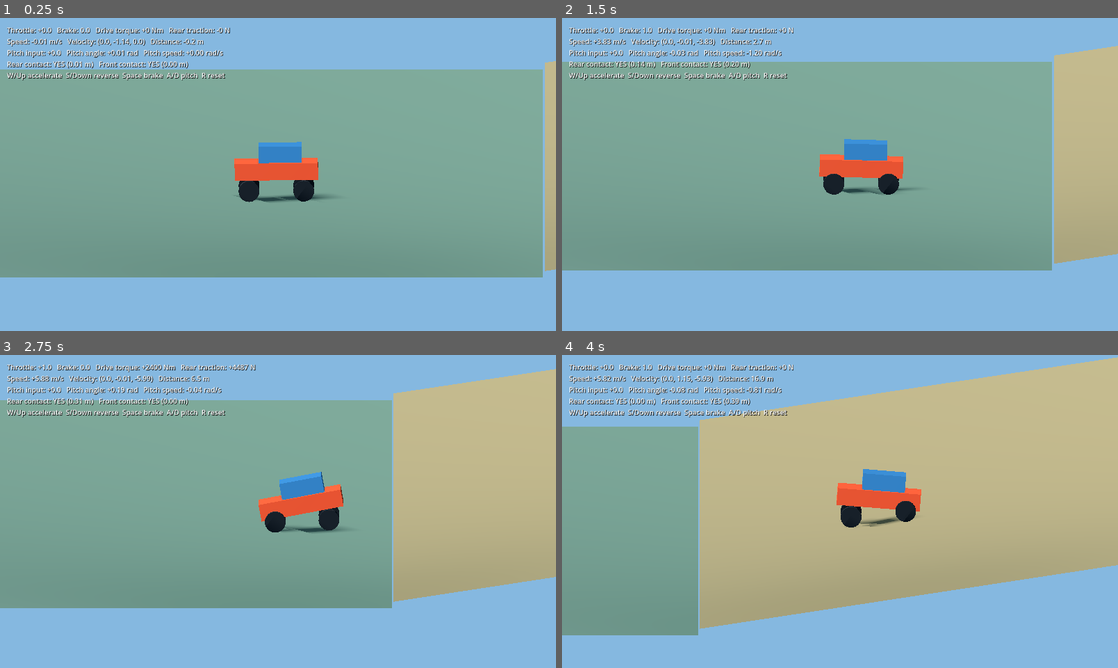
Above: before the commit, frames 1-4 (two rows, left to right).
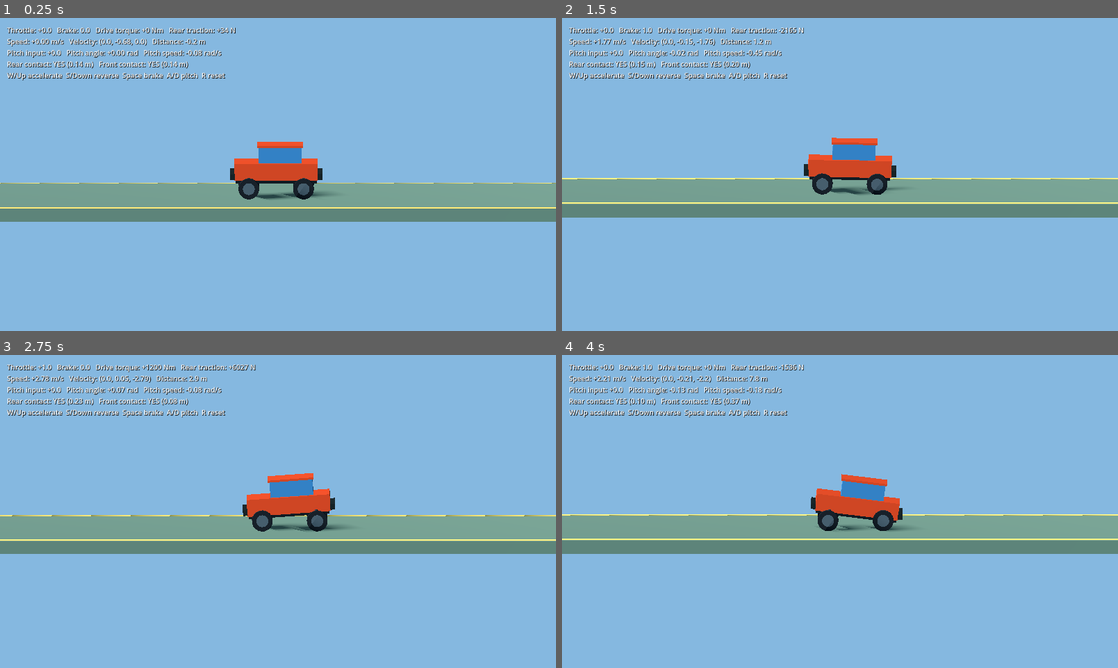
Above: after the commit, the same moments.

Repository: Pranay232323/Car-Driving-2D
Game: Godot game, scene res://scenes/main.tscn
The game is run twice, just before and just after one commit, with the same random seed, the same clock (stepped at 60 frames per second) and the same inputs.
Inputs:
- Up to frame 1 (0.25 s): no input
- Up to frame 2 (1.5 s): hold W (vehicle_accelerate) 0.53-1.28 s; hold Space (vehicle_brake) from 1.28 s (still down)
- Up to frame 3 (2.75 s): release Space (vehicle_brake) at 2.03 s; hold W (vehicle_accelerate) from 2.03 s (still down)
- Up to frame 4 (4 s): release W (vehicle_accelerate) at 3.53 s; hold Space (vehicle_brake) from 3.53 s (still down)

The runs differ from the first frame. In frame 1, 58% of the frame differs, in the area x 0-100%, y 3-83%; in frame 2, 59%; in frame 3, 60%; in frame 4, 64%, in the area x 0-100%, y 0-90%.

Commit message:
car update

Diff:
--- a/project.godot
+++ b/project.godot
@@ -20,6 +20,10 @@
 window/size/viewport_height=720
 window/size/window_width_override=1280
 window/size/window_height_override=720
+
+[physics]
+
+common/physics_interpolation=true
 
 [input]
 
--- a/scenes/main.tscn
+++ b/scenes/main.tscn
@@ -10,40 +10,59 @@
 ambient_light_energy = 0.8
 
 [sub_resource type="BoxShape3D" id="BoxShape3D_floor"]
-size = Vector3(80, 0.5, 40)
+size = Vector3(8, 0.5, 62)
 
 [sub_resource type="BoxMesh" id="BoxMesh_floor"]
-size = Vector3(80, 0.5, 40)
+size = Vector3(8, 0.5, 62)
 
 [sub_resource type="StandardMaterial3D" id="StandardMaterial3D_floor"]
 albedo_color = Color(0.32, 0.38, 0.31, 1)
+roughness = 0.92
 
 [sub_resource type="BoxShape3D" id="BoxShape3D_track"]
-size = Vector3(80, 0.5, 20)
+size = Vector3(8, 0.5, 20)
 
 [sub_resource type="BoxMesh" id="BoxMesh_track"]
-size = Vector3(80, 0.5, 20)
+size = Vector3(8, 0.5, 20)
 
 [sub_resource type="StandardMaterial3D" id="StandardMaterial3D_track"]
-albedo_color = Color(0.48, 0.4, 0.27, 1)
+albedo_color = Color(0.38, 0.29, 0.19, 1)
+roughness = 0.95
 
 [sub_resource type="BoxShape3D" id="BoxShape3D_deck"]
-size = Vector3(80, 0.5, 14)
+size = Vector3(8, 0.5, 18)
 
 [sub_resource type="BoxMesh" id="BoxMesh_deck"]
-size = Vector3(80, 0.5, 14)
+size = Vector3(8, 0.5, 18)
 
 [sub_resource type="BoxShape3D" id="BoxShape3D_bump"]
-size = Vector3(80, 0.5, 2)
+size = Vector3(8, 0.06, 2.4)
 
 [sub_resource type="BoxMesh" id="BoxMesh_bump"]
-size = Vector3(80, 0.5, 2)
+size = Vector3(8, 0.06, 2.4)
+
+[sub_resource type="BoxShape3D" id="BoxShape3D_launch"]
+size = Vector3(8, 0.5, 8)
+
+[sub_resource type="BoxMesh" id="BoxMesh_launch"]
+size = Vector3(8, 0.5, 8)
 
 [sub_resource type="BoxShape3D" id="BoxShape3D_landing"]
-size = Vector3(80, 0.5, 120)
+size = Vector3(8, 0.5, 56)
 
 [sub_resource type="BoxMesh" id="BoxMesh_landing"]
-size = Vector3(80, 0.5, 120)
+size = Vector3(8, 0.5, 56)
+
+[sub_resource type="StandardMaterial3D" id="StandardMaterial3D_landing"]
+albedo_color = Color(0.3, 0.39, 0.31, 1)
+roughness = 0.95
+
+[sub_resource type="BoxMesh" id="BoxMesh_edge_line"]
+size = Vector3(0.12, 0.035, 1)
+
+[sub_resource type="StandardMaterial3D" id="StandardMaterial3D_edge_line"]
+albedo_color = Color(0.86, 0.68, 0.31, 1)
+roughness = 0.72
 
 [node name="Main" type="Node3D" unique_id=1165259550]
 script = ExtResource("1_main")
@@ -56,7 +75,7 @@
 shadow_enabled = true
 
 [node name="TestFloor" type="StaticBody3D" parent="." unique_id=1866043148]
-transform = Transform3D(1, 0, 0, 0, 1, 0, 0, 0, 1, 0, -0.25, 10)
+position = Vector3(0, -0.25, 9)
 
 [node name="CollisionShape3D" type="CollisionShape3D" parent="TestFloor" unique_id=2132701955]
 shape = SubResource("BoxShape3D_floor")
@@ -65,8 +84,21 @@
 mesh = SubResource("BoxMesh_floor")
 surface_material_override/0 = SubResource("StandardMaterial3D_floor")
 
+[node name="LeftEdgeLine" type="MeshInstance3D" parent="TestFloor"]
+position = Vector3(-3.78, 0.27, 0)
+scale = Vector3(1, 1, 62)
+mesh = SubResource("BoxMesh_edge_line")
+surface_material_override/0 = SubResource("StandardMaterial3D_edge_line")
+
+[node name="RightEdgeLine" type="MeshInstance3D" parent="TestFloor"]
+position = Vector3(3.78, 0.27, 0)
+scale = Vector3(1, 1, 62)
+mesh = SubResource("BoxMesh_edge_line")
+surface_material_override/0 = SubResource("StandardMaterial3D_edge_line")
+
 [node name="UphillIncline" type="StaticBody3D" parent="." unique_id=422901226]
-transform = Transform3D(1, 0, 0, 0, 0.98877203, -0.14943181, 0, 0.14943181, 0.98877203, 0, 1.5, -20)
+position = Vector3(0, 0.448, -32)
+rotation_degrees = Vector3(4, 0, 0)
 
 [node name="CollisionShape3D" type="CollisionShape3D" parent="UphillIncline" unique_id=1763916754]
 shape = SubResource("BoxShape3D_track")
@@ -75,8 +107,20 @@
 mesh = SubResource("BoxMesh_track")
 surface_material_override/0 = SubResource("StandardMaterial3D_track")
 
+[node name="LeftEdgeLine" type="MeshInstance3D" parent="UphillIncline"]
+position = Vector3(-3.78, 0.27, 0)
+scale = Vector3(1, 1, 20)
+mesh = SubResource("BoxMesh_edge_line")
+surface_material_override/0 = SubResource("StandardMaterial3D_edge_line")
+
+[node name="RightEdgeLine" type="MeshInstance3D" parent="UphillIncline"]
+position = Vector3(3.78, 0.27, 0)
+scale = Vector3(1, 1, 20)
+mesh = SubResource("BoxMesh_edge_line")
+surface_material_override/0 = SubResource("StandardMaterial3D_edge_line")
+
 [node name="UpperDeck" type="StaticBody3D" parent="." unique_id=2135554230]
-transform = Transform3D(1, 0, 0, 0, 1, 0, 0, 0, 1, 0, 3, -37)
+position = Vector3(0, 1.146, -51)
 
 [node name="CollisionShape3D" type="CollisionShape3D" parent="UpperDeck" unique_id=1503630804]
 shape = SubResource("BoxShape3D_deck")
@@ -85,8 +129,21 @@
 mesh = SubResource("BoxMesh_deck")
 surface_material_override/0 = SubResource("StandardMaterial3D_track")
 
+[node name="LeftEdgeLine" type="MeshInstance3D" parent="UpperDeck"]
+position = Vector3(-3.78, 0.27, 0)
+scale = Vector3(1, 1, 18)
+mesh = SubResource("BoxMesh_edge_line")
+surface_material_override/0 = SubResource("StandardMaterial3D_edge_line")
+
+[node name="RightEdgeLine" type="MeshInstance3D" parent="UpperDeck"]
+position = Vector3(3.78, 0.27, 0)
+scale = Vector3(1, 1, 18)
+mesh = SubResource("BoxMesh_edge_line")
+surface_material_override/0 = SubResource("StandardMaterial3D_edge_line")
+
 [node name="SmallBump" type="StaticBody3D" parent="." unique_id=1965313111]
-transform = Transform3D(1, 0, 0, 0, 0.98058045, -0.1961173, 0, 0.1961173, 0.98058045, 0, 3.2, -45.5)
+position = Vector3(0, 1.426, -47)
+rotation_degrees = Vector3(-2, 0, 0)
 
 [node name="CollisionShape3D" type="CollisionShape3D" parent="SmallBump" unique_id=1355495632]
 shape = SubResource("BoxShape3D_bump")
@@ -96,27 +153,52 @@
 surface_material_override/0 = SubResource("StandardMaterial3D_track")
 
 [node name="LaunchRamp" type="StaticBody3D" parent="." unique_id=1044708608]
-transform = Transform3D(1, 0, 0, 0, 0.98058045, -0.1961173, 0, 0.1961173, 0.98058045, 0, 3.6, -47.5)
+position = Vector3(0, 1.841, -64)
+rotation_degrees = Vector3(10, 0, 0)
 
 [node name="CollisionShape3D" type="CollisionShape3D" parent="LaunchRamp" unique_id=1769497550]
-shape = SubResource("BoxShape3D_bump")
+shape = SubResource("BoxShape3D_launch")
 
 [node name="MeshInstance3D" type="MeshInstance3D" parent="LaunchRamp" unique_id=1502708448]
-mesh = SubResource("BoxMesh_bump")
-surface_material_override/0 = SubResource("StandardMaterial3D_track")
+mesh = SubResource("BoxMesh_launch")
+surface_material_override/0 = SubResource("StandardMaterial3D_track")
+
+[node name="LeftEdgeLine" type="MeshInstance3D" parent="LaunchRamp"]
+position = Vector3(-3.78, 0.27, 0)
+scale = Vector3(1, 1, 8)
+mesh = SubResource("BoxMesh_edge_line")
+surface_material_override/0 = SubResource("StandardMaterial3D_edge_line")
+
+[node name="RightEdgeLine" type="MeshInstance3D" parent="LaunchRamp"]
+position = Vector3(3.78, 0.27, 0)
+scale = Vector3(1, 1, 8)
+mesh = SubResource("BoxMesh_edge_line")
+surface_material_override/0 = SubResource("StandardMaterial3D_edge_line")
 
 [node name="LandingDeck" type="StaticBody3D" parent="." unique_id=1380096550]
-transform = Transform3D(1, 0, 0, 0, 1, 0, 0, 0, 1, 0, 3.7, -110.5)
+position = Vector3(0, 1.15, -97)
 
 [node name="CollisionShape3D" type="CollisionShape3D" parent="LandingDeck" unique_id=908439857]
 shape = SubResource("BoxShape3D_landing")
 
 [node name="MeshInstance3D" type="MeshInstance3D" parent="LandingDeck" unique_id=160182769]
 mesh = SubResource("BoxMesh_landing")
-surface_material_override/0 = SubResource("StandardMaterial3D_track")
+surface_material_override/0 = SubResource("StandardMaterial3D_landing")
+
+[node name="LeftEdgeLine" type="MeshInstance3D" parent="LandingDeck"]
+position = Vector3(-3.78, 0.27, 0)
+scale = Vector3(1, 1, 56)
+mesh = SubResource("BoxMesh_edge_line")
+surface_material_override/0 = SubResource("StandardMaterial3D_edge_line")
+
+[node name="RightEdgeLine" type="MeshInstance3D" parent="LandingDeck"]
+position = Vector3(3.78, 0.27, 0)
+scale = Vector3(1, 1, 56)
+mesh = SubResource("BoxMesh_edge_line")
+surface_material_override/0 = SubResource("StandardMaterial3D_edge_line")
 
 [node name="PlaceholderVehicle" parent="." unique_id=2082751511 instance=ExtResource("2_vehicle")]
-transform = Transform3D(1, 0, 0, 0, 0.99993354, -0.011526402, 0, 0.011526402, 0.99993354, 0, 1.2, 0.22146821)
+transform = Transform3D(1, 0, 0, 0, 0.99993354, -0.011526402, 0, 0.011526402, 0.99993354, 0, 1.02, 0.22146821)
 
 [node name="SideCamera" type="Camera3D" parent="." unique_id=562374222]
 transform = Transform3D(-4.371139e-08, -0.12403445, 0.9922779, 0, 0.9922779, 0.12403445, -1, 5.421718e-09, -4.3373845e-08, 24, 4, 0)
--- a/scenes/vehicle/placeholder_vehicle.tscn
+++ b/scenes/vehicle/placeholder_vehicle.tscn
@@ -10,7 +10,8 @@
 
 [sub_resource type="StandardMaterial3D" id="StandardMaterial3D_chassis"]
 albedo_color = Color(0.78, 0.24, 0.12, 1)
-roughness = 0.75
+metallic = 0.18
+roughness = 0.42
 
 [sub_resource type="BoxMesh" id="BoxMesh_cabin"]
 size = Vector3(1.35, 0.7, 1.65)
@@ -29,6 +30,44 @@
 [sub_resource type="StandardMaterial3D" id="StandardMaterial3D_wheel"]
 albedo_color = Color(0.08, 0.09, 0.1, 1)
 roughness = 1.0
+
+[sub_resource type="BoxMesh" id="BoxMesh_underbody"]
+size = Vector3(1.65, 0.16, 3.1)
+
+[sub_resource type="StandardMaterial3D" id="StandardMaterial3D_underbody"]
+albedo_color = Color(0.12, 0.14, 0.15, 1)
+metallic = 0.55
+roughness = 0.55
+
+[sub_resource type="BoxMesh" id="BoxMesh_bumper"]
+size = Vector3(1.86, 0.22, 0.18)
+
+[sub_resource type="StandardMaterial3D" id="StandardMaterial3D_bumper"]
+albedo_color = Color(0.18, 0.2, 0.19, 1)
+metallic = 0.62
+roughness = 0.4
+
+[sub_resource type="CylinderMesh" id="CylinderMesh_rim"]
+top_radius = 0.23
+bottom_radius = 0.23
+height = 0.31
+radial_segments = 24
+
+[sub_resource type="StandardMaterial3D" id="StandardMaterial3D_rim"]
+albedo_color = Color(0.48, 0.52, 0.53, 1)
+metallic = 0.72
+roughness = 0.32
+
+[sub_resource type="CylinderMesh" id="CylinderMesh_suspension"]
+top_radius = 0.055
+bottom_radius = 0.055
+height = 1.0
+radial_segments = 10
+
+[sub_resource type="StandardMaterial3D" id="StandardMaterial3D_suspension"]
+albedo_color = Color(0.26, 0.29, 0.3, 1)
+metallic = 0.65
+roughness = 0.42
 
 [sub_resource type="SphereMesh" id="SphereMesh_contact"]
 radius = 0.1
@@ -62,29 +101,102 @@
 mesh = SubResource("BoxMesh_cabin")
 surface_material_override/0 = SubResource("StandardMaterial3D_cabin")
 
-[node name="RearWheelNear" type="MeshInstance3D" parent="."]
+[node name="UnderbodyVisual" type="MeshInstance3D" parent="."]
+position = Vector3(0, -0.22, 0)
+mesh = SubResource("BoxMesh_underbody")
+surface_material_override/0 = SubResource("StandardMaterial3D_underbody")
+
+[node name="RoofVisual" type="MeshInstance3D" parent="."]
+position = Vector3(0, 1.08, -0.15)
+scale = Vector3(0.82, 0.12, 0.55)
+mesh = SubResource("BoxMesh_chassis")
+surface_material_override/0 = SubResource("StandardMaterial3D_chassis")
+
+[node name="FrontBumperVisual" type="MeshInstance3D" parent="."]
+position = Vector3(0, -0.04, -1.68)
+mesh = SubResource("BoxMesh_bumper")
+surface_material_override/0 = SubResource("StandardMaterial3D_bumper")
+
+[node name="RearBumperVisual" type="MeshInstance3D" parent="."]
+position = Vector3(0, -0.04, 1.68)
+mesh = SubResource("BoxMesh_bumper")
+surface_material_override/0 = SubResource("StandardMaterial3D_bumper")
+
+[node name="RearSuspensionNear" type="MeshInstance3D" parent="."]
+position = Vector3(0.88, -0.36, 1.05)
+scale = Vector3(1, 0.52, 1)
+mesh = SubResource("CylinderMesh_suspension")
+surface_material_override/0 = SubResource("StandardMaterial3D_suspension")
+
+[node name="RearSuspensionFar" type="MeshInstance3D" parent="."]
+position = Vector3(-0.88, -0.36, 1.05)
+scale = Vector3(1, 0.52, 1)
+mesh = SubResource("CylinderMesh_suspension")
+surface_material_override/0 = SubResource("StandardMaterial3D_suspension")
+
+[node name="FrontSuspensionNear" type="MeshInstance3D" parent="."]
+position = Vector3(0.88, -0.36, -1.05)
+scale = Vector3(1, 0.52, 1)
+mesh = SubResource("CylinderMesh_suspension")
+surface_material_override/0 = SubResource("StandardMaterial3D_suspension")
+
+[node name="FrontSuspensionFar" type="MeshInstance3D" parent="."]
+position = Vector3(-0.88, -0.36, -1.05)
+scale = Vector3(1, 0.52, 1)
+mesh = SubResource("CylinderMesh_suspension")
+surface_material_override/0 = SubResource("StandardMaterial3D_suspension")
+
+[node name="RearWheelNear" type="Node3D" parent="."]
 position = Vector3(0.88, -0.62, 1.05)
-rotation_degrees = Vector3(0, 0, 90)
-mesh = SubResource("CylinderMesh_wheel")
-surface_material_override/0 = SubResource("StandardMaterial3D_wheel")
-
-[node name="RearWheelFar" type="MeshInstance3D" parent="."]
+
+[node name="TireMesh" type="MeshInstance3D" parent="RearWheelNear"]
+rotation_degrees = Vector3(0, 0, 90)
+mesh = SubResource("CylinderMesh_wheel")
+surface_material_override/0 = SubResource("StandardMaterial3D_wheel")
+
+[node name="RimMesh" type="MeshInstance3D" parent="RearWheelNear"]
+rotation_degrees = Vector3(0, 0, 90)
+mesh = SubResource("CylinderMesh_rim")
+surface_material_override/0 = SubResource("StandardMaterial3D_rim")
+
+[node name="RearWheelFar" type="Node3D" parent="."]
 position = Vector3(-0.88, -0.62, 1.05)
-rotation_degrees = Vector3(0, 0, 90)
-mesh = SubResource("CylinderMesh_wheel")
-surface_material_override/0 = SubResource("StandardMaterial3D_wheel")
-
-[node name="FrontWheelNear" type="MeshInstance3D" parent="."]
+
+[node name="TireMesh" type="MeshInstance3D" parent="RearWheelFar"]
+rotation_degrees = Vector3(0, 0, 90)
+mesh = SubResource("CylinderMesh_wheel")
+surface_material_override/0 = SubResource("StandardMaterial3D_wheel")
+
+[node name="RimMesh" type="MeshInstance3D" parent="RearWheelFar"]
+rotation_degrees = Vector3(0, 0, 90)
+mesh = SubResource("CylinderMesh_rim")
+surface_material_override/0 = SubResource("StandardMaterial3D_rim")
+
+[node name="FrontWheelNear" type="Node3D" parent="."]
 position = Vector3(0.88, -0.62, -1.05)
-rotation_degrees = Vector3(0, 0, 90)
-mesh = SubResource("CylinderMesh_wheel")
-surface_material_override/0 = SubResource("StandardMaterial3D_wheel")
-
-[node name="FrontWheelFar" type="MeshInstance3D" parent="."]
+
+[node name="TireMesh" type="MeshInstance3D" parent="FrontWheelNear"]
+rotation_degrees = Vector3(0, 0, 90)
+mesh = SubResource("CylinderMesh_wheel")
+surface_material_override/0 = SubResource("StandardMaterial3D_wheel")
+
+[node name="RimMesh" type="MeshInstance3D" parent="FrontWheelNear"]
+rotation_degrees = Vector3(0, 0, 90)
+mesh = SubResource("CylinderMesh_rim")
+surface_material_override/0 = SubResource("StandardMaterial3D_rim")
+
+[node name="FrontWheelFar" type="Node3D" parent="."]
 position = Vector3(-0.88, -0.62, -1.05)
-rotation_degrees = Vector3(0, 0, 90)
-mesh = SubResource("CylinderMesh_wheel")
-surface_material_override/0 = SubResource("StandardMaterial3D_wheel")
+
+[node name="TireMesh" type="MeshInstance3D" parent="FrontWheelFar"]
+rotation_degrees = Vector3(0, 0, 90)
+mesh = SubResource("CylinderMesh_wheel")
+surface_material_override/0 = SubResource("StandardMaterial3D_wheel")
+
+[node name="RimMesh" type="MeshInstance3D" parent="FrontWheelFar"]
+rotation_degrees = Vector3(0, 0, 90)
+mesh = SubResource("CylinderMesh_rim")
+surface_material_override/0 = SubResource("StandardMaterial3D_rim")
 
 [node name="RearContactDebug" type="MeshInstance3D" parent="."]
 mesh = SubResource("SphereMesh_contact")
--- a/scripts/main.gd
+++ b/scripts/main.gd
@@ -25,7 +25,7 @@
 	_debug_label.visible = show_debug_overlay
 
 
-func _process(delta: float) -> void:
+func _physics_process(delta: float) -> void:
 	var target := vehicle.global_position + Vector3(24.0, 2.8, 0.0)
 	var weight := 1.0 - exp(-camera_follow_speed * delta)
 	side_camera.global_position = side_camera.global_position.lerp(target, weight)
--- a/scripts/vehicle_controller.gd
+++ b/scripts/vehicle_controller.gd
@@ -3,14 +3,11 @@
 
 const WHEEL_RADIUS := 0.4
 const WHEEL_REST_LENGTH := 0.52
-const SUSPENSION_RAY_EXTRA := 0.2
-const SUSPENSION_STIFFNESS := 22000.0
-const SUSPENSION_DAMPING := 2600.0
-const MAX_SUSPENSION_FORCE := 22000.0
+const SUSPENSION_RAY_EXTRA := 0.12
 const TIRE_FRICTION := 1.2
 const TIRE_SLIP_STIFFNESS := 1800.0
 const WHEEL_INERTIA := 2.5
-const ENGINE_TORQUE := 2400.0
+const ENGINE_TORQUE := 1200.0
 const BRAKE_TORQUE := 3200.0
 const AIR_PITCH_TORQUE := 800.0
 const MAX_AIR_PITCH_SPEED := 1.2
@@ -18,6 +15,15 @@
 
 @export var wheel_track := 0.88
 @export var axle_spacing := 1.05
+@export_group("Suspension")
+@export_range(12000.0, 30000.0, 500.0) var rear_spring_rate := 21000.0
+@export_range(12000.0, 30000.0, 500.0) var front_spring_rate := 19000.0
+@export_range(1000.0, 5000.0, 100.0) var rear_compression_damping := 2600.0
+@export_range(1000.0, 5000.0, 100.0) var front_compression_damping := 2400.0
+@export_range(1000.0, 6000.0, 100.0) var rear_rebound_damping := 3600.0
+@export_range(1000.0, 6000.0, 100.0) var front_rebound_damping := 3200.0
+@export_range(12000.0, 24000.0, 500.0) var max_suspension_force := 18000.0
+@export_range(0.0, 100000.0, 1000.0) var bump_stop_rate := 50000.0
 
 var _starting_transform: Transform3D
 var _wheels: Array[Dictionary] = []
@@ -32,23 +38,61 @@
 	_starting_transform = global_transform
 	can_sleep = false
 	_wheels = [
-		_make_wheel(Vector3(0.0, -0.1, axle_spacing), $RearWheelNear, $RearWheelFar, true),
-		_make_wheel(Vector3(0.0, -0.1, -axle_spacing), $FrontWheelNear, $FrontWheelFar, false),
+		_make_wheel(
+			Vector3(0.0, -0.1, axle_spacing),
+			$RearWheelNear,
+			$RearWheelFar,
+			$RearSuspensionNear,
+			$RearSuspensionFar,
+			true
+		),
+		_make_wheel(
+			Vector3(0.0, -0.1, -axle_spacing),
+			$FrontWheelNear,
+			$FrontWheelFar,
+			$FrontSuspensionNear,
+			$FrontSuspensionFar,
+			false
+		),
 	]
 
 
-func _make_wheel(anchor: Vector3, near_visual: Node3D, far_visual: Node3D, driven: bool) -> Dictionary:
+func _make_wheel(
+	anchor: Vector3,
+	near_visual: Node3D,
+	far_visual: Node3D,
+	near_suspension: MeshInstance3D,
+	far_suspension: MeshInstance3D,
+	driven: bool
+) -> Dictionary:
+	var ray_query := PhysicsRayQueryParameters3D.create(
+		Vector3.ZERO,
+		Vector3.DOWN,
+		collision_mask,
+		[get_rid()]
+	)
+	ray_query.collide_with_bodies = true
+	ray_query.collide_with_areas = false
 	return {
 		"anchor": anchor,
 		"near_visual": near_visual,
 		"far_visual": far_visual,
+		"near_suspension": near_suspension,
+		"far_suspension": far_suspension,
 		"driven": driven,
+		"spring_rate": rear_spring_rate if driven else front_spring_rate,
+		"compression_damping": rear_compression_damping if driven else front_compression_damping,
+		"rebound_damping": rear_rebound_damping if driven else front_rebound_damping,
+		"query": ray_query,
 		"in_contact": false,
 		"compression": 0.0,
 		"spring_length": WHEEL_REST_LENGTH,
+		"previous_spring_length": WHEEL_REST_LENGTH,
 		"wheel_position": anchor + Vector3.DOWN * WHEEL_REST_LENGTH,
+		"previous_wheel_position": anchor + Vector3.DOWN * WHEEL_REST_LENGTH,
 		"contact_position": Vector3.ZERO,
 		"spin": 0.0,
+		"previous_spin": 0.0,
 		"angular_speed": 0.0,
 		"debug_visual": $RearContactDebug if driven else $FrontContactDebug,
 	}
@@ -69,13 +113,18 @@
 			wheel["in_contact"] = false
 			wheel["compression"] = 0.0
 			wheel["spring_length"] = WHEEL_REST_LENGTH
+			wheel["previous_spring_length"] = WHEEL_REST_LENGTH
 			wheel["angular_speed"] = 0.0
 			wheel["spin"] = 0.0
+			wheel["previous_spin"] = 0.0
+			wheel["wheel_position"] = wheel["anchor"] + Vector3.DOWN * WHEEL_REST_LENGTH
+			wheel["previous_wheel_position"] = wheel["wheel_position"]
 		return
 
 	var delta := state.step
 	var basis := state.transform.basis.orthonormalized()
 	var forward := -basis.z
+	var suspension_down := -basis.y
 	var throttle := Input.get_axis("vehicle_reverse", "vehicle_accelerate")
 	var brake := Input.get_action_strength("vehicle_brake")
 	pitch_input = Input.get_axis("vehicle_pitch_backward", "vehicle_pitch_forward")
@@ -85,15 +134,16 @@
 	applied_drive_force = 0.0
 	var grounded_wheels := 0
 	var space_state := get_world_3d().direct_space_state
-	var exclude := [get_rid()]
 
 	for wheel: Dictionary in _wheels:
 		var anchor: Vector3 = wheel["anchor"]
 		var ray_origin := state.transform * anchor
-		var ray_end := ray_origin + Vector3.DOWN * (WHEEL_REST_LENGTH + WHEEL_RADIUS + SUSPENSION_RAY_EXTRA)
-		var query := PhysicsRayQueryParameters3D.create(ray_origin, ray_end, collision_mask, exclude)
-		query.collide_with_bodies = true
-		query.collide_with_areas = false
+		var ray_end := ray_origin + suspension_down * (
+			WHEEL_REST_LENGTH + WHEEL_RADIUS + SUSPENSION_RAY_EXTRA
+		)
+		var query: PhysicsRayQueryParameters3D = wheel["query"]
+		query.from = ray_origin
+		query.to = ray_end
 		var hit := space_state.intersect_ray(query)
 		var contact_force := 0.0
 		var wheel_position := anchor + Vector3.DOWN * WHEEL_REST_LENGTH
@@ -107,15 +157,25 @@
 			grounded_wheels += 1
 			contact_point = hit["position"]
 			contact_normal = hit["normal"].normalized()
-			var spring_length: float = clamp(ray_origin.distance_to(contact_point) - WHEEL_RADIUS, 0.0, WHEEL_REST_LENGTH)
+			var ray_distance := (contact_point - ray_origin).dot(suspension_down)
+			var spring_length: float = clampf(ray_distance - WHEEL_RADIUS, 0.0, WHEEL_REST_LENGTH)
 			var compression := WHEEL_REST_LENGTH - spring_length
 			contact_local = basis.inverse() * (contact_point - state.transform.origin)
 			var local_contact := contact_local
 			var point_velocity := state.get_velocity_at_local_position(local_contact)
-			var normal_velocity := point_velocity.dot(contact_normal)
-			contact_force = clampf(compression * SUSPENSION_STIFFNESS - normal_velocity * SUSPENSION_DAMPING, 0.0, MAX_SUSPENSION_FORCE)
+			var suspension_velocity := point_velocity.dot(-suspension_down)
+			var damping := (
+				float(wheel["rebound_damping"])
+				if suspension_velocity > 0.0
+				else float(wheel["compression_damping"])
+			)
+			contact_force = compression * float(wheel["spring_rate"]) - suspension_velocity * damping
+			var bump_stop_start := WHEEL_REST_LENGTH * 0.82
+			var bump_stop_compression := maxf(compression - bump_stop_start, 0.0)
+			contact_force += bump_stop_compression * bump_stop_compression * bump_stop_rate
+			contact_force = clampf(contact_force, 0.0, max_suspension_force)
 			state.apply_force(contact_normal * contact_force, contact_point - state.transform.origin)
-			wheel_position = basis.inverse() * (ray_origin + Vector3.DOWN * spring_length - state.transform.origin)
+			wheel_position = anchor + Vector3.DOWN * spring_length
 			longitudinal_speed = point_velocity.dot(forward.slide(contact_normal).normalized())
 			wheel["compression"] = compression
 			wheel["spring_length"] = spring_length
@@ -124,6 +184,9 @@
 			wheel["spring_length"] = WHEEL_REST_LENGTH
 
 		wheel["in_contact"] = in_contact
+		wheel["previous_wheel_position"] = wheel["wheel_position"]
+		wheel["previous_spring_length"] = wheel["spring_length"]
+		wheel["previous_spin"] = wheel["spin"]
 		wheel["wheel_position"] = wheel_position
 		wheel["contact_position"] = contact_local
 
@@ -141,7 +204,8 @@
 			var slip_speed := angular_speed * WHEEL_RADIUS - longitudinal_speed
 			var traction_limit := contact_force * TIRE_FRICTION
 			tire_force = clampf(slip_speed * TIRE_SLIP_STIFFNESS, -traction_limit, traction_limit)
-			var brake_force := clampf(-longitudinal_speed * 1800.0, -braking_torque, braking_torque)
+			var max_brake_force := braking_torque / WHEEL_RADIUS
+			var brake_force := clampf(-longitudinal_speed * 1800.0, -max_brake_force, max_brake_force)
 			tire_force += clampf(brake_force, -traction_limit - tire_force, traction_limit - tire_force)
 			state.apply_force(tire_forward * tire_force, contact_point - state.transform.origin)
 			if wheel["driven"]:
@@ -171,15 +235,39 @@
 
 
 func _process(_delta: float) -> void:
+	var interpolation := Engine.get_physics_interpolation_fraction()
 	for wheel: Dictionary in _wheels:
-		var wheel_position: Vector3 = wheel["wheel_position"]
-		var spin: float = wheel["spin"]
+		var wheel_position: Vector3 = wheel["previous_wheel_position"].lerp(
+			wheel["wheel_position"],
+			interpolation
+		)
+		var spin: float = lerpf(wheel["previous_spin"], wheel["spin"], interpolation)
+		var spring_length: float = lerpf(
+			wheel["previous_spring_length"],
+			wheel["spring_length"],
+			interpolation
+		)
 		var near_visual: Node3D = wheel["near_visual"]
 		var far_visual: Node3D = wheel["far_visual"]
+		var anchor: Vector3 = wheel["anchor"]
 		near_visual.position = Vector3(wheel_track, wheel_position.y, wheel_position.z)
 		far_visual.position = Vector3(-wheel_track, wheel_position.y, wheel_position.z)
-		near_visual.rotation.x = spin
-		far_visual.rotation.x = spin
+		near_visual.rotation = Vector3(spin, 0.0, 0.0)
+		far_visual.rotation = Vector3(spin, 0.0, 0.0)
+		var near_suspension: MeshInstance3D = wheel["near_suspension"]
+		var far_suspension: MeshInstance3D = wheel["far_suspension"]
+		near_suspension.position = Vector3(
+			wheel_track,
+			anchor.y - spring_length * 0.5,
+			anchor.z
+		)
+		far_suspension.position = Vector3(
+			-wheel_track,
+			anchor.y - spring_length * 0.5,
+			anchor.z
+		)
+		near_suspension.scale.y = spring_length
+		far_suspension.scale.y = spring_length
 		var debug_visual: MeshInstance3D = wheel["debug_visual"]
 		debug_visual.visible = wheel["in_contact"]
 		if debug_visual.visible:
Not shown: 1 places in scenes/vehicle/placeholder_vehicle.tscn that only renumber resources
